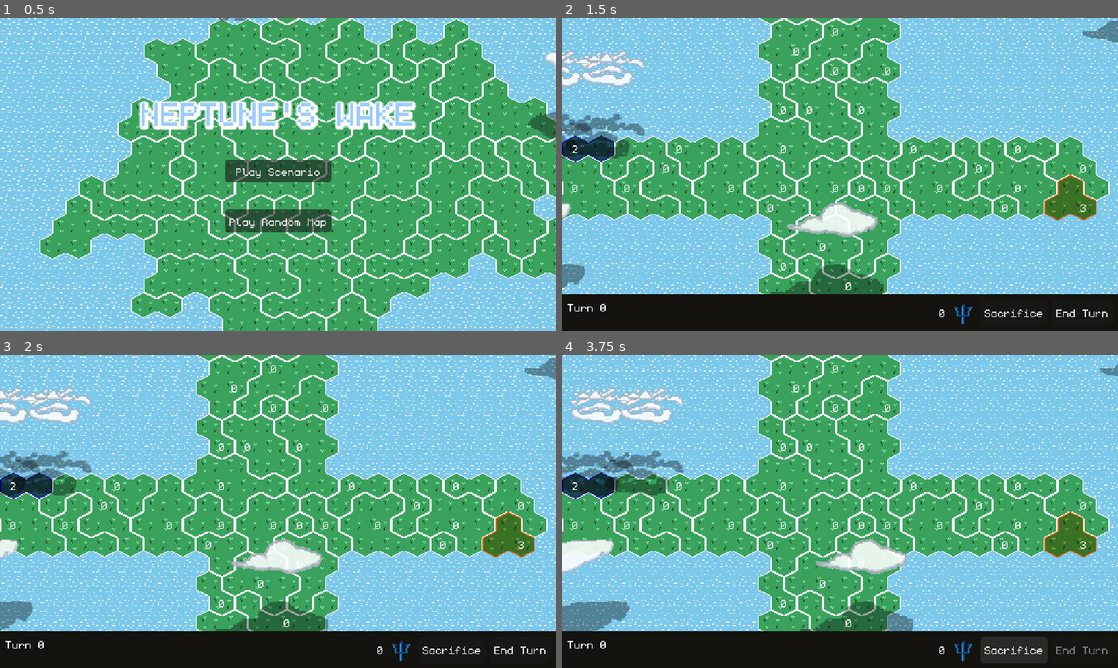
Above: before the commit, frames 1-4 (two rows, left to right).
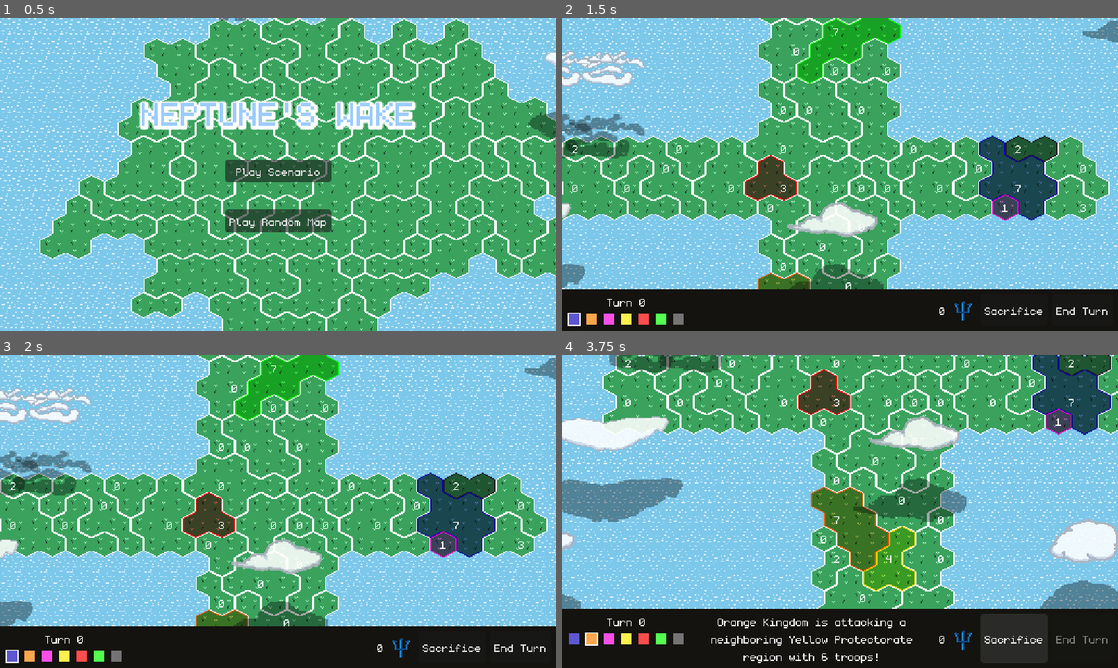
Above: after the commit, the same moments.

Repository: feored/LD54
Game: Godot game, scene res://scenes/main_menu.tscn
Same seed, same stepped clock (60 frames per second), same inputs: the game is played once before the commit and once after it.
Inputs:
- Up to frame 1 (0.5 s): no input
- Up to frame 2 (1.5 s): click "Play Scenario" at 0.5 s; click "Play" at 1.25 s
- Up to frame 3 (2 s): no input
- Up to frame 4 (3.75 s): click "Sacrifice" at 2 s; click "End Turn" at 2.75 s; click "Sacrifice" at 3.5 s

Frame 1 is identical in both runs. In frame 2, 9.8% of the frame differs, in the area x 0-100%, y 0-99%; in frame 3, 9.8%; in frame 4, 65%.
Error before the commit: Invalid access of index '0' on a base object of type: 'Array'. (res://scenes/main.gd:311)

Commit message:
fix teams

Diff:
--- a/constants.gd
+++ b/constants.gd
@@ -84,7 +84,7 @@
 const scenarios = [
 	{
 		"title": "Humble Beginnings",
-		"description": "Neptune means to teach you that you must sink or be sank.",
+		"description": "Neptune means to teach you that you must sink or be sunk.",
 		"path": "cross.json"
 	},
 	{
--- a/scenes/main.gd
+++ b/scenes/main.gd
@@ -70,6 +70,7 @@
 			self.SelectionUI.visible = false
 			self.MapEditorUI.visible = false
 			self.load_scenario()
+			self.add_teams()
 			self.start_game()
 
 
@@ -79,6 +80,16 @@
 func gen_world():
 	self.world.clear_island()
 	self.world.generate_island()
+
+func add_teams_scenario():
+	self.bots.clear()
+	for t in self.turn_indicators:
+		t.queue_free()
+	self.turn_indicators.clear()
+	for team_id in teams:
+		self.bots[team_id] = DumbBot.new(team_id)
+		self.create_turn_indicator(team_id)
+		self.sacrifices_available[team_id] = 0
 
 func add_teams():
 	self.world.reset_regions_team()
Not shown, changed: export_presets.cfg
